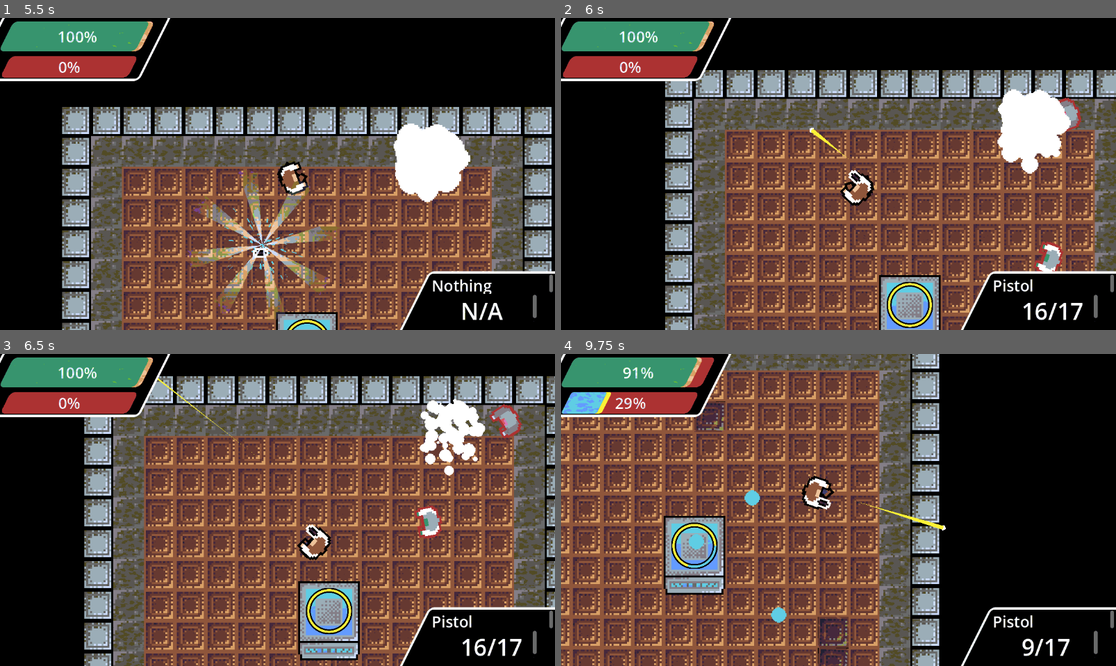
Above: before the commit, frames 1-4 (two rows, left to right).
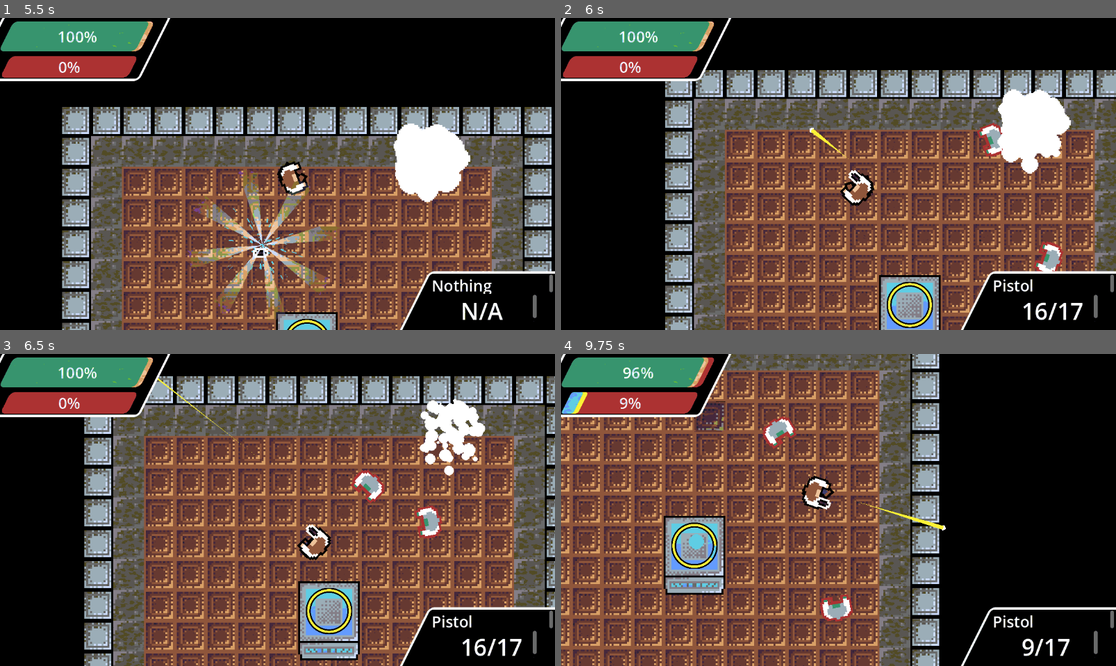
Above: after the commit, the same moments.

Repository: DriftWare07/gdod-jam-25
Game: Godot game, scene res://scenes/main.tscn
The game is run twice, just before and just after one commit, with the same random seed, the same clock (stepped at 60 frames per second) and the same inputs.
Inputs (mouse positions are in pixels of both pictures, inside the frame that each line leads up to):
- Up to frame 1 (5.5 s): move the mouse to (399, 158) at 0.52 s; press the mouse at (399, 158) at 0.53 s; hold D (right) 0.53-1.28 s; move the mouse to (166, 189) at 1.27 s; release the mouse at (166, 189) at 1.28 s; hold S (down) 1.28-2.03 s; click (166, 189) at 1.35 s; move the mouse to (333, 105) at 2.02 s; press the mouse at (333, 105) at 2.03 s; hold D (right) 2.03-2.78 s; move the mouse to (249, 236) at 2.77 s; release the mouse at (249, 236) at 2.78 s; hold W (up) 2.78-3.53 s; click (249, 236) at 2.85 s; move the mouse to (444, 220) at 3.52 s; press the mouse at (444, 220) at 3.53 s; hold A (left) 3.53-5.03 s; move the mouse to (111, 127) at 4.27 s; release the mouse at (111, 127) at 4.28 s; click (111, 127) at 4.35 s; move the mouse to (305, 174) at 5.02 s; press the mouse at (305, 174) at 5.03 s; hold S (down) from 5.03 s (still down)
- Up to frame 2 (6 s): move the mouse to (755, 96) at 5.77 s; release S (down) at 5.78 s; release the mouse at (755, 96) at 5.78 s; hold D (right) from 5.78 s (still down); click (755, 96) at 5.85 s
- Up to frame 3 (6.5 s): keep holding D (right)
- Up to frame 4 (9.75 s): move the mouse to (960, 494) at 6.52 s; release D (right) at 6.53 s; press the mouse at (960, 494) at 6.53 s; hold W (up) 6.53-7.28 s; move the mouse to (727, 525) at 7.27 s; release the mouse at (727, 525) at 7.28 s; hold D (right) 7.28-8.03 s; click (727, 525) at 7.35 s; move the mouse to (894, 441) at 8.02 s; press the mouse at (894, 441) at 8.03 s; hold S (down) 8.03-8.78 s; move the mouse to (810, 572) at 8.77 s; release the mouse at (810, 572) at 8.78 s; hold A (left) 8.78-9.53 s; click (810, 572) at 8.85 s; move the mouse to (1005, 556) at 9.52 s; press the mouse at (1005, 556) at 9.53 s; hold W (up) from 9.53 s (still down)

Frame 1 is identical in both runs. In frame 2, 0.5% of the frame differs, in the area x 74-94%, y 25-45%; in frame 3, 0.8%; in frame 4, 2.5%, in the area x 1-63%, y 1-100%.

Commit message:
Scoring

Diff:
--- a/gdod-jam-25/project.godot
+++ b/gdod-jam-25/project.godot
@@ -28,10 +28,6 @@
 [editor_plugins]
 
 enabled=PackedStringArray("res://addons/shaker/plugin.cfg")
-
-[global_group]
-
-enemy=""
 
 [input]
 
--- a/gdod-jam-25/scenes/enemies/zombie/zombie.tscn
+++ b/gdod-jam-25/scenes/enemies/zombie/zombie.tscn
@@ -87,7 +87,7 @@
 [node name="CollisionShape2D" type="CollisionShape2D" parent="."]
 shape = SubResource("CircleShape2D_vwirq")
 
-[node name="hitbox" type="Area2D" parent="." node_paths=PackedStringArray("health_component") groups=["enemy"]]
+[node name="hitbox" type="Area2D" parent="." node_paths=PackedStringArray("health_component")]
 script = ExtResource("2_5l3iw")
 health_component = NodePath("../Health_Component")
 
@@ -107,7 +107,7 @@
 wait_time = 2.0
 autostart = true
 
-[node name="attack" type="Area2D" parent="." groups=["enemy"]]
+[node name="attack" type="Area2D" parent="."]
 
 [node name="CollisionShape2D" type="CollisionShape2D" parent="attack"]
 position = Vector2(8, 0)
--- a/gdod-jam-25/scenes/energy.tscn
+++ b/gdod-jam-25/scenes/energy.tscn
@@ -3,6 +3,33 @@
 [ext_resource type="Script" uid="uid://c8gwkfvap8o3p" path="res://scenes/energy.gd" id="1_l6ty3"]
 [ext_resource type="Texture2D" uid="uid://dcy0ab042i50b" path="res://assets/spawn.png" id="3_rd0g7"]
 [ext_resource type="AudioStream" uid="uid://claiwyb0kmcr8" path="res://assets/shaders/Impact 021.wav" id="4_rd0g7"]
+
+[sub_resource type="Animation" id="Animation_l6ty3"]
+resource_name = "shrink"
+tracks/0/type = "value"
+tracks/0/imported = false
+tracks/0/enabled = true
+tracks/0/path = NodePath("Sprite2D:scale")
+tracks/0/interp = 1
+tracks/0/loop_wrap = true
+tracks/0/keys = {
+"times": PackedFloat32Array(0, 0.966667),
+"transitions": PackedFloat32Array(1, 1),
+"update": 0,
+"values": [Vector2(0.5, 0.5), Vector2(0, 0)]
+}
+tracks/1/type = "value"
+tracks/1/imported = false
+tracks/1/enabled = true
+tracks/1/path = NodePath("bink:playing")
+tracks/1/interp = 1
+tracks/1/loop_wrap = true
+tracks/1/keys = {
+"times": PackedFloat32Array(0),
+"transitions": PackedFloat32Array(1),
+"update": 1,
+"values": [true]
+}
 
 [sub_resource type="Animation" id="Animation_rd0g7"]
 length = 0.001
@@ -31,33 +58,6 @@
 "values": [false]
 }
 
-[sub_resource type="Animation" id="Animation_l6ty3"]
-resource_name = "shrink"
-tracks/0/type = "value"
-tracks/0/imported = false
-tracks/0/enabled = true
-tracks/0/path = NodePath("Sprite2D:scale")
-tracks/0/interp = 1
-tracks/0/loop_wrap = true
-tracks/0/keys = {
-"times": PackedFloat32Array(0, 0.966667),
-"transitions": PackedFloat32Array(1, 1),
-"update": 0,
-"values": [Vector2(0.5, 0.5), Vector2(0, 0)]
-}
-tracks/1/type = "value"
-tracks/1/imported = false
-tracks/1/enabled = true
-tracks/1/path = NodePath("bink:playing")
-tracks/1/interp = 1
-tracks/1/loop_wrap = true
-tracks/1/keys = {
-"times": PackedFloat32Array(0),
-"transitions": PackedFloat32Array(1),
-"update": 1,
-"values": [true]
-}
-
 [sub_resource type="AnimationLibrary" id="AnimationLibrary_krwcv"]
 _data = {
 &"RESET": SubResource("Animation_rd0g7"),
--- a/gdod-jam-25/scenes/spawnpath.tscn
+++ b/gdod-jam-25/scenes/spawnpath.tscn
@@ -1,8 +1,7 @@
-[gd_scene load_steps=10 format=3 uid="uid://bm7no1b2y58ow"]
+[gd_scene load_steps=9 format=3 uid="uid://bm7no1b2y58ow"]
 
 [ext_resource type="Script" uid="uid://d37gk7e47v580" path="res://scripts/spawnpath.gd" id="1_p700c"]
 [ext_resource type="PackedScene" uid="uid://256aql77ixgf" path="res://scenes/enemies/zombie/zombie.tscn" id="2_gsdyw"]
-[ext_resource type="PackedScene" uid="uid://bayqxdsifslln" path="res://scenes/enemies/robot/robot.tscn" id="3_82dpr"]
 [ext_resource type="AudioStream" uid="uid://k5rkfxcbrsst" path="res://assets/sounds/560124__steaq__a-teleportation.ogg" id="3_gsdyw"]
 [ext_resource type="Texture2D" uid="uid://dcy0ab042i50b" path="res://assets/spawn.png" id="4_vk5xr"]
 
@@ -38,7 +37,7 @@
 [node name="spawner" type="PathFollow2D" parent="."]
 position = Vector2(32, 240)
 script = ExtResource("1_p700c")
-enemies = Array[PackedScene]([ExtResource("2_gsdyw"), ExtResource("3_82dpr")])
+enemies = Array[PackedScene]([ExtResource("2_gsdyw")])
 
 [node name="spawntimer" type="Timer" parent="spawner"]
 wait_time = 2.5
Binary file changed: gdod-jam-25/assets/gdodjam25enemies.png
